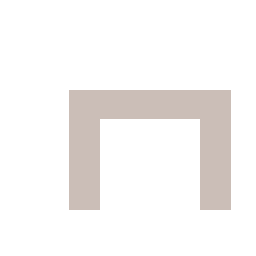
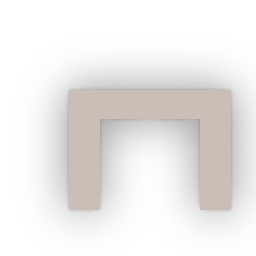
Layers edited between the first and the second (256, 256) image:
added layer "Layer 1" above "Background" over bbox(25, 46, 256, 248)
